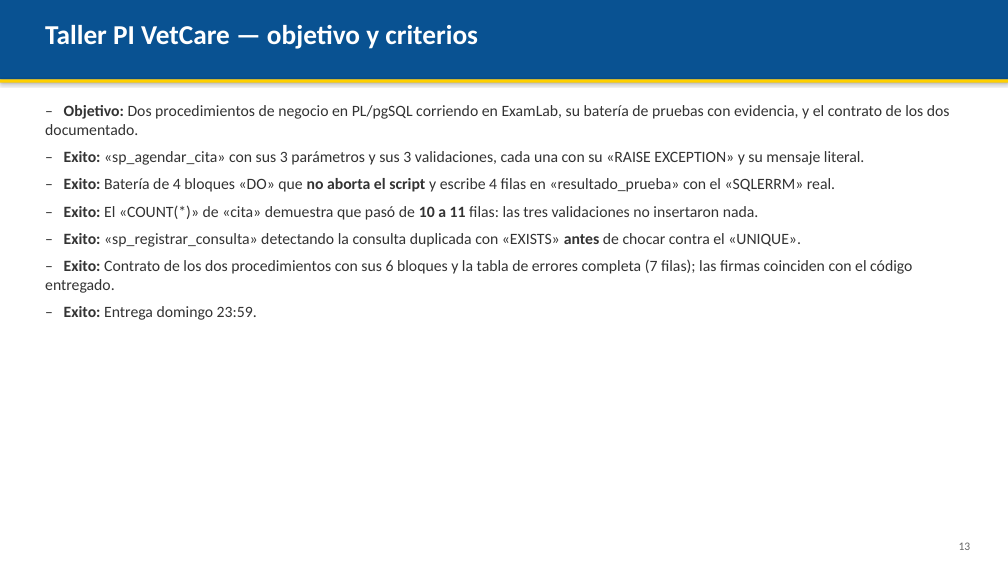
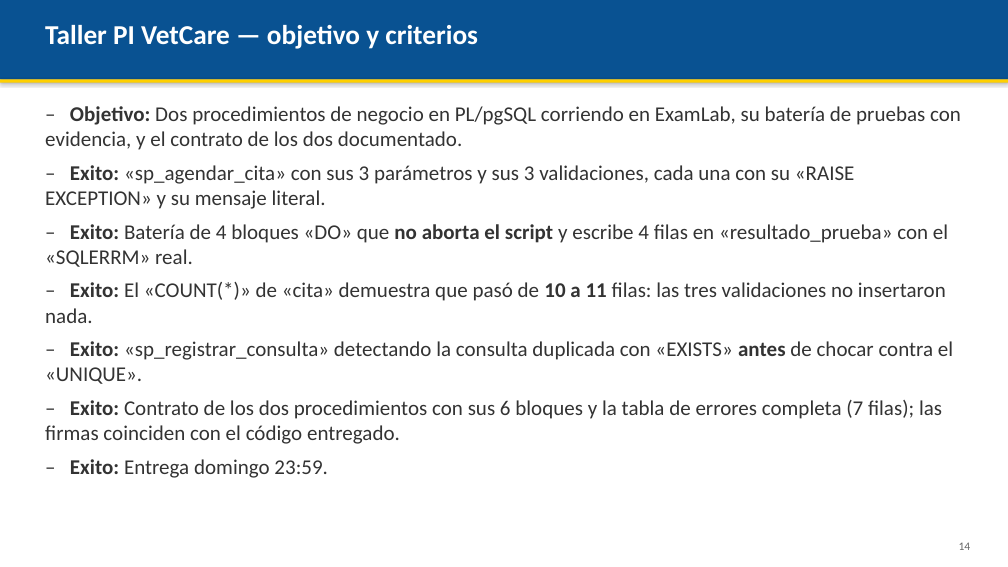
Before and after one commit to AndresDFX/UNIAJ, a slide deck: slide 14 of Bases de Datos II/Clases/Clase 3 - Procedimientos almacenados/Presentacion.pptx (slide 13 before the commit). Drawn at 1008x567 pixels with LibreOffice and Linux fonts; fonts in the diff are those of the drawing. Boxes give left, top, right and bottom in pixels: in the first picture for what was removed or moved away, otherwise in the second. Text is boxed around its words. In the diff, an @@ line names an element or a change of style, - is before the commit and + after.

```diff
--- a/Bases de Datos II/Clases/Clase 3 - Procedimientos almacenados/Presentacion.pptx
+++ b/Bases de Datos II/Clases/Clase 3 - Procedimientos almacenados/Presentacion.pptx
@@ text "– Objetivo: Dos procedimientos de ..." at box(45, 106, 961, 478): size 15 to 20 pt @@
@@ text at box(959, 542, 971, 550): text changed @@
-13
+14
```
Also in this commit, not shown: 13 other slides changed, 1 slide added, 4 other files.
